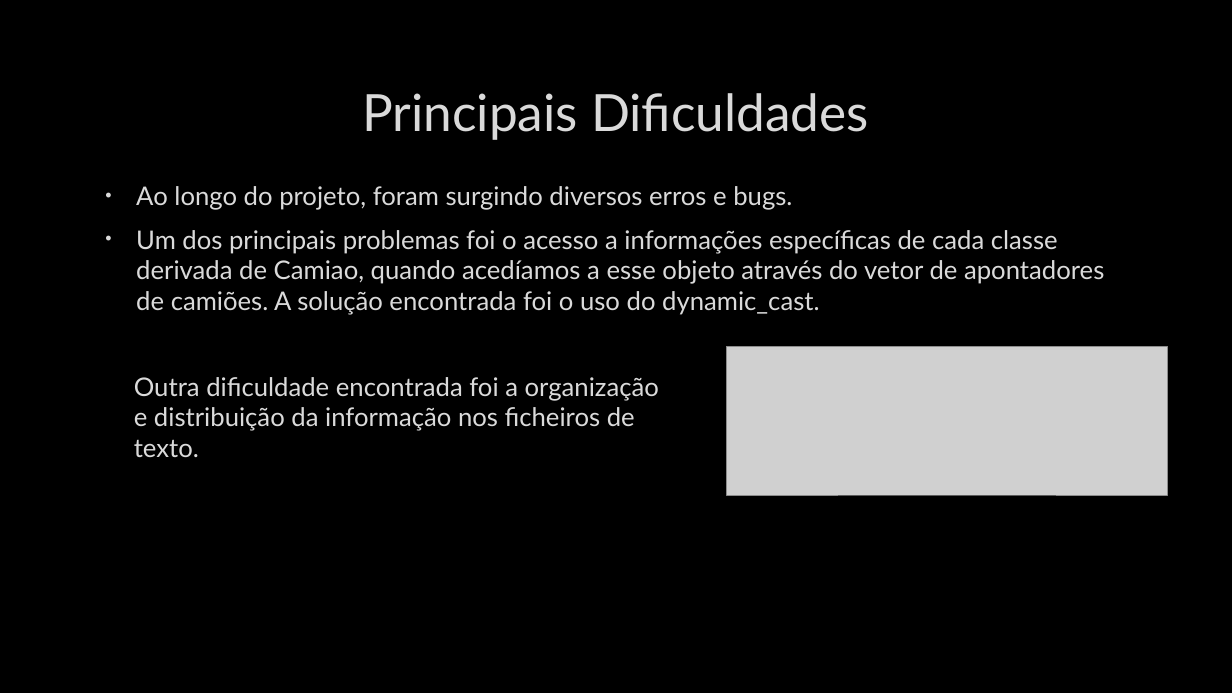
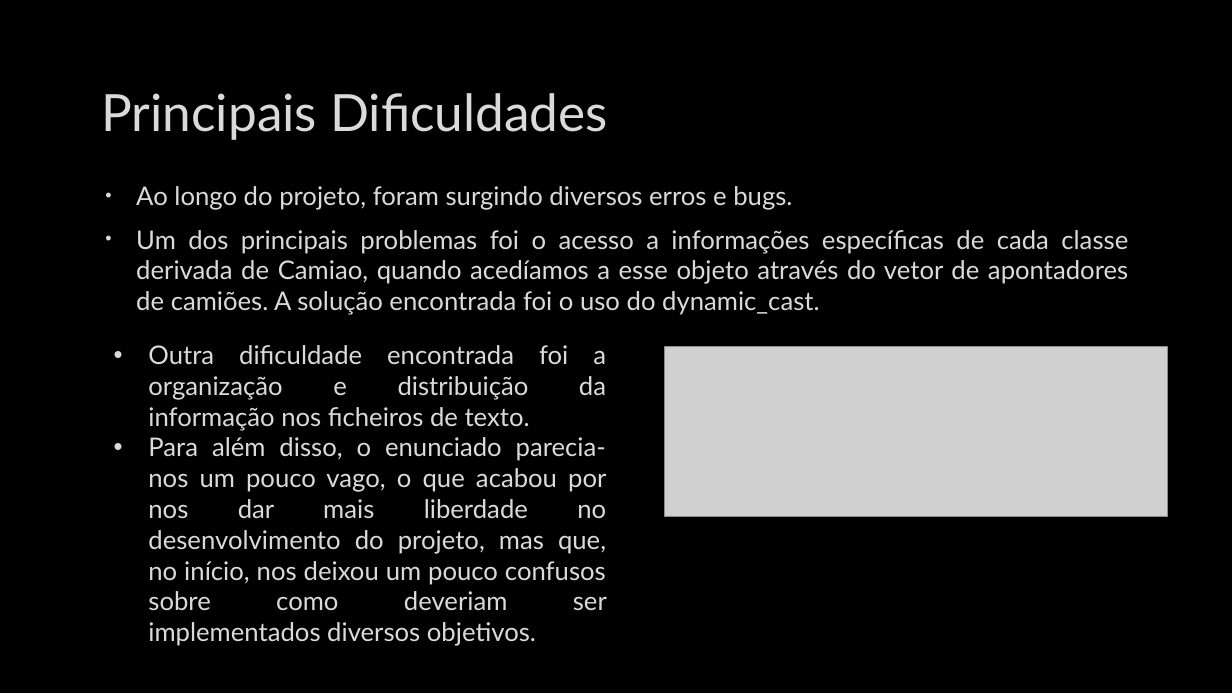
Before and after one commit to Caio-Nogueira/1-Projeto_AEDA, a slide deck: slide 11 of empresa_transportes.pptx (slide 13 before the commit). Drawn at 1232x693 pixels with LibreOffice and Linux fonts; fonts in the diff are those of the drawing; grey boxes stand for pictures; background and template pictures are left out. Boxes give left, top, right and bottom in pixels: in the first picture for what was removed or moved away, otherwise in the second. Text is boxed around its words. In the diff, an @@ line names an element or a change of style, - is before the commit and + after.

```diff
--- a/empresa_transportes.pptx
+++ b/empresa_transportes.pptx
@@ title "Principais Dificuldades" at bbox=[102, 93, 608, 140]: alignment centre to left @@
@@ text "Ao longo do projeto, foram ..." at bbox=[136, 186, 1128, 315]: alignment left to justified @@
@@ text "Outra dificuldade encontrada foi a ...": place and size @@
-text "Outra dificuldade encontrada foi a ..." at bbox=[134, 377, 659, 457]
+text "Outra dificuldade encontrada foi a ..." at bbox=[148, 345, 607, 610]
@@ text at bbox=[148, 345, 606, 431]: alignment left to justified; bullet none to • @@
@@ picture: place and size @@
-picture at bbox=[727, 347, 1168, 495]
+picture at bbox=[665, 347, 1167, 517]
@@ text at bbox=[148, 437, 607, 610]: paragraph added @@
+• Para além disso, o enunciado parecia-nos um pouco vago, o que acabou por nos dar mais liberdade no desenvolvimento do projeto, mas que, no início, nos deixou um pouco confusos sobre como deveriam ser implementados diversos objetivos.
```
Also in this commit, not shown: 7 other slides changed, 3 slides added, 6 slides removed.
